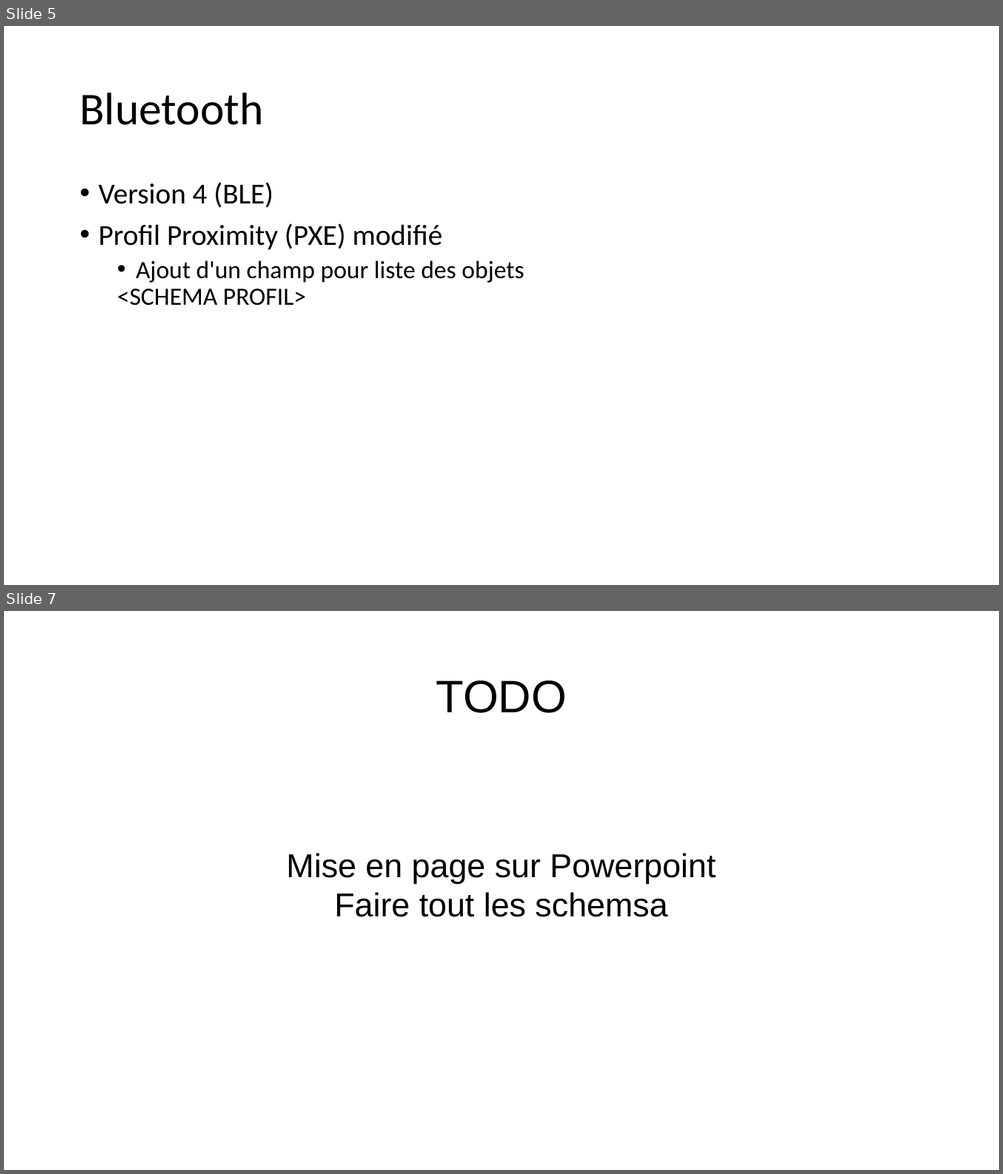
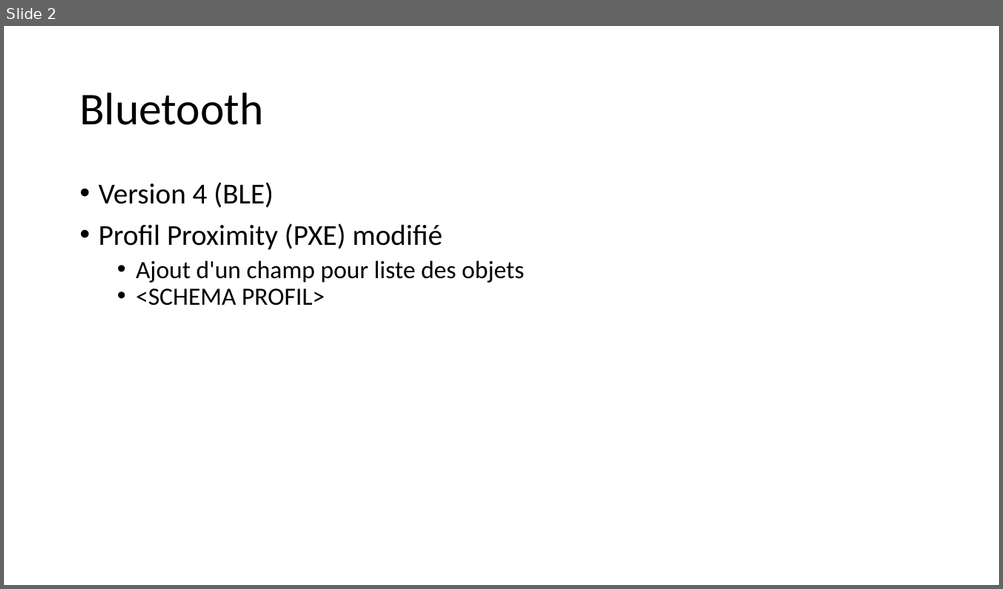
Before and after one commit to taboadaa/ShuQi, a slide deck: Documentation/Documents/presTech.odp. Shown one above the other, each under a label of ours: slides 5 and 7 before the commit, slide 2 after it; the slides between them are not shown. The pictures are 1003x1174 and 1003x589 pixels, drawn with LibreOffice and Linux fonts; fonts in the diff are those of the drawing. Boxes give left, top, right and bottom in pixels: in the first picture for what was removed or moved away, otherwise in the second. Text is boxed around its words. In the diff, an @@ line names an element or a change of style, - is before the commit and + after.

```diff
--- a/Documentation/Documents/presTech.odp
+++ b/Documentation/Documents/presTech.odp
@@ slide 7 removed at <box>4,611,999,1170</box>, background #FFFFFF @@
@@ title removed at <box>435,681,566,713</box> @@
-TODO
@@ subtitle removed at <box>286,853,715,917</box> @@
-Mise en page sur Powerpoint
-Faire tout les schemsa
@@ what was slide 5 is now slide 2 @@
@@ slide 2 changed as well @@
@@ text at <box>136,289,324,306</box>: bullet none to • @@
```
Also in this commit, not shown: 1 other slide changed, 3 slides added, 4 other slides removed, 3 other files.
